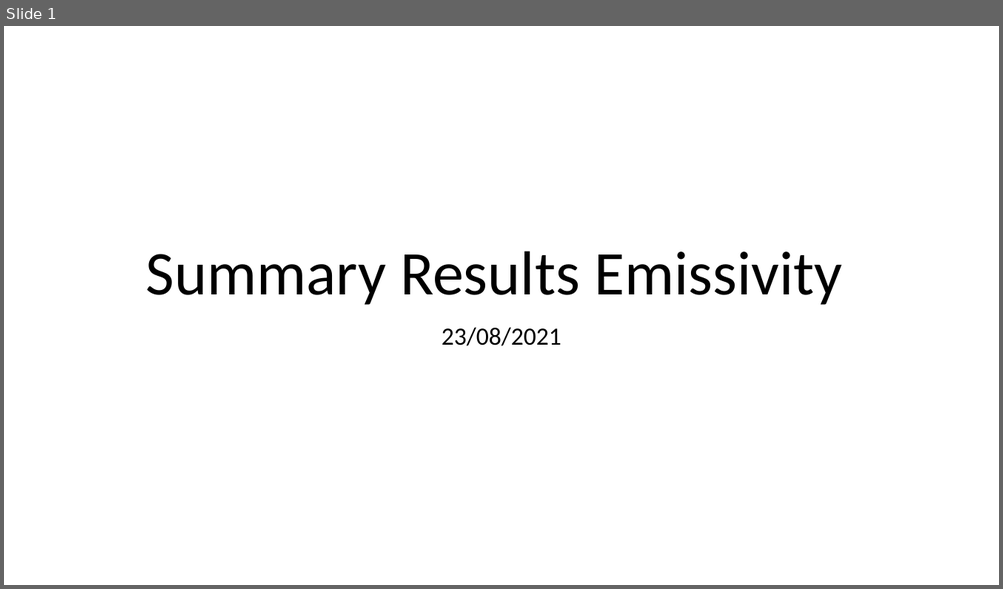
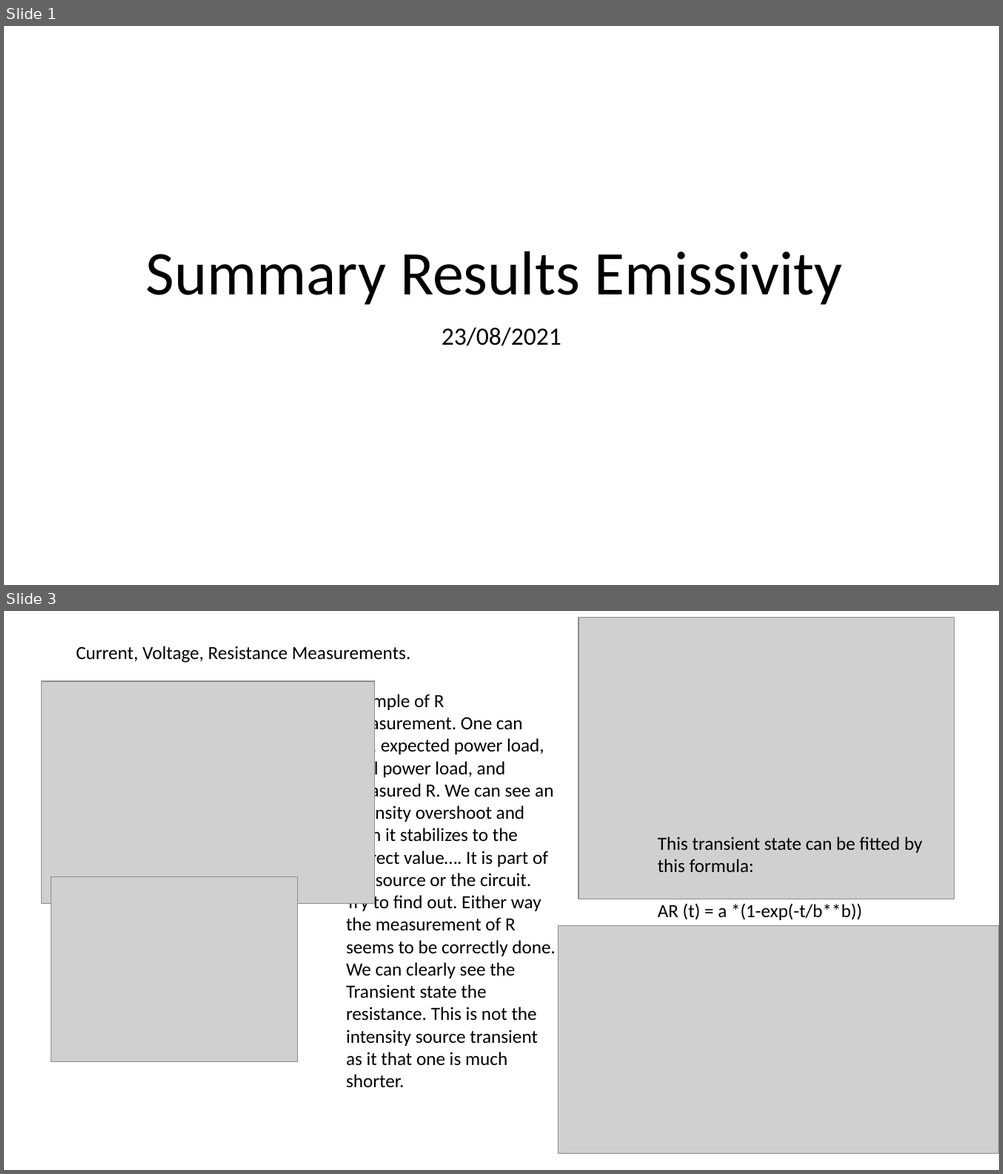
Before and after one commit to navarrof/Emissivity_Stuff, a slide deck: Summary Results Emissivity.pptx. Shown one above the other, each under a label of ours: slide 1 before the commit, slides 1 and 3 after it; the slides between them are not shown. The pictures are 1003x589 and 1003x1174 pixels, drawn with LibreOffice and Linux fonts; fonts in the diff are those of the drawing; grey boxes stand for pictures. Boxes give left, top, right and bottom in pixels: in the first picture for what was removed or moved away, otherwise in the second. Text is boxed around its words. In the diff, an @@ line names an element or a change of style, - is before the commit and + after.

```diff
--- a/Summary Results Emissivity.pptx
+++ b/Summary Results Emissivity.pptx
@@ slide 3 added at (4, 611, 999, 1170), background #FFFFFF @@
@@ picture added at (578, 617, 955, 899) @@
@@ text added at (76, 646, 410, 663), 18 pt, text #000000 @@
+Current, Voltage, Resistance Measurements.
@@ picture added at (41, 681, 375, 903) @@
@@ text added at (346, 692, 555, 1088), 18 pt, text #000000 @@
+Example of R measurement. One can see, expected power load, Real power load, and measured R. We can see an intensity overshoot and then it stabilizes to the correct value…. It is part of the source or the circuit. Try to find out. Either way the measurement of R seems to be correctly done. We can clearly see the Transient state the resistance. This is not the intensity source transient as it that one is much shorter.
@@ text added at (657, 837, 922, 920), 18 pt, text #000000 @@
+This transient state can be fitted by this formula:
+AR (t) = a *(1-exp(-t/b**b))
@@ picture added at (51, 877, 297, 1062) @@
@@ picture added at (558, 925, 999, 1154) @@
```
Also in this commit, not shown: 2 slides changed, 2 other slides added, 57 other files.
